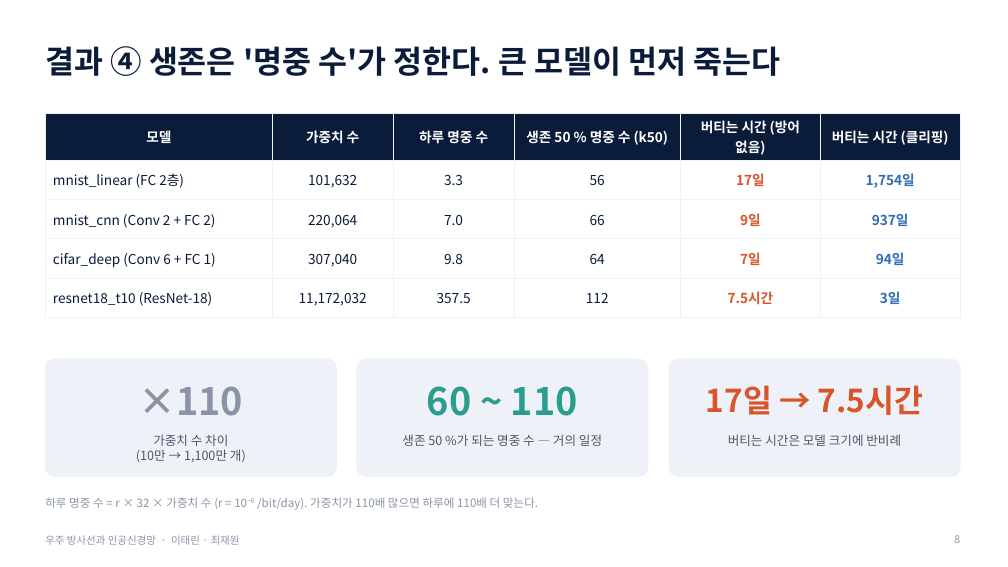
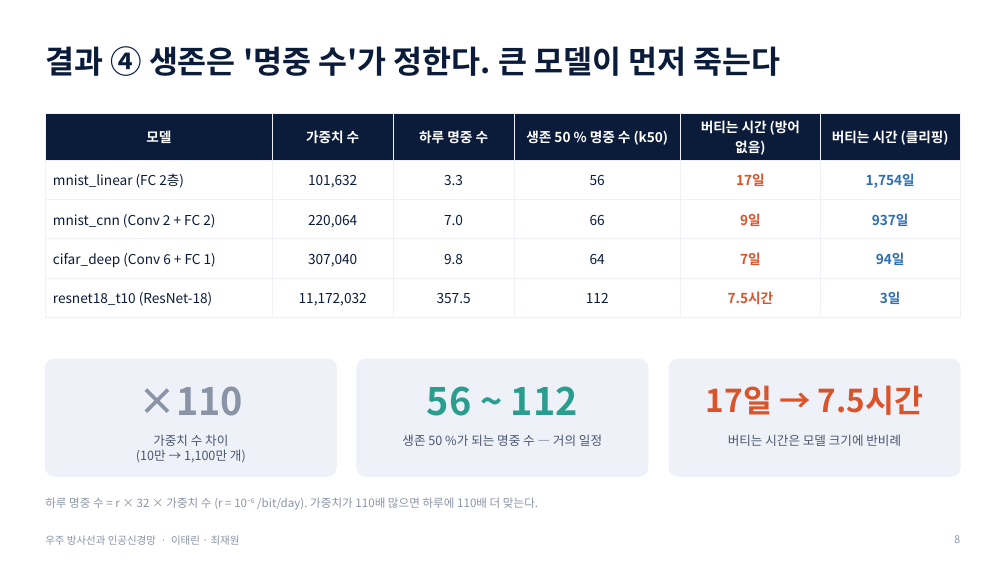
Before and after one commit to SJinLee/AI-in-Space, a slide deck: slide 8 of presentation/slides.pptx. Drawn at 1008x567 pixels with LibreOffice and Linux fonts; fonts in the diff are those of the drawing. Boxes give left, top, right and bottom in pixels: in the first picture for what was removed or moved away, otherwise in the second. Text is boxed around its words. In the diff, an @@ line names an element or a change of style, - is before the commit and + after.

```diff
--- a/presentation/slides.pptx
+++ b/presentation/slides.pptx
@@ text at bbox=[427, 386, 578, 416]: text changed @@
-60 ~ 110
+56 ~ 112
```
Also in this commit, not shown: 5 other slides changed, 53 other files.
